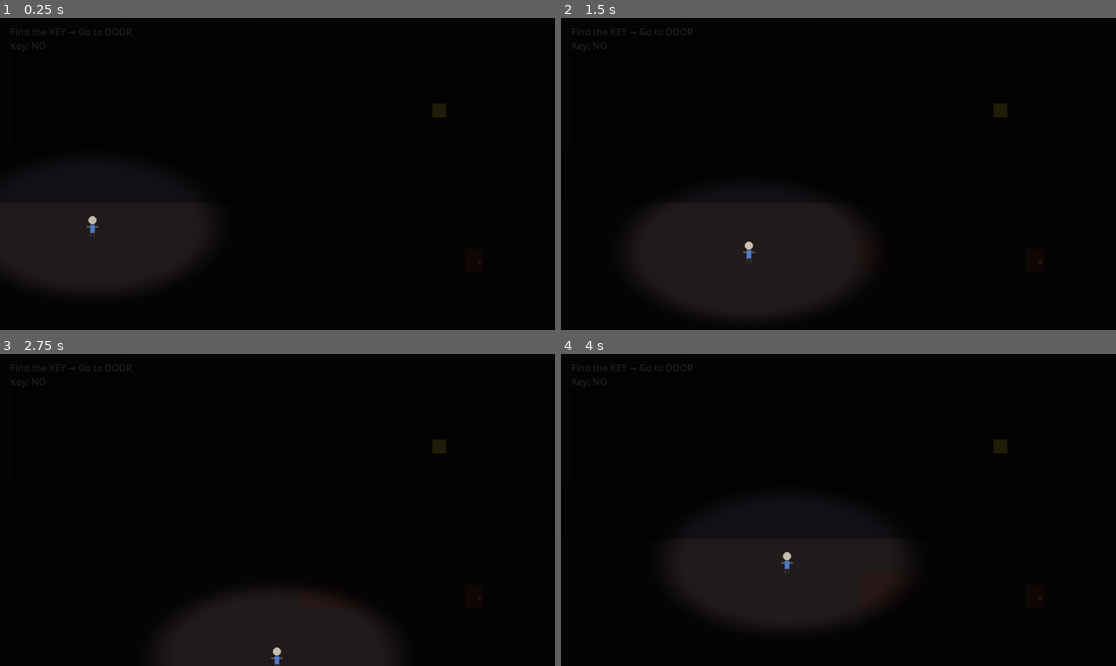
Above: before the commit, frames 1-4 (two rows, left to right).
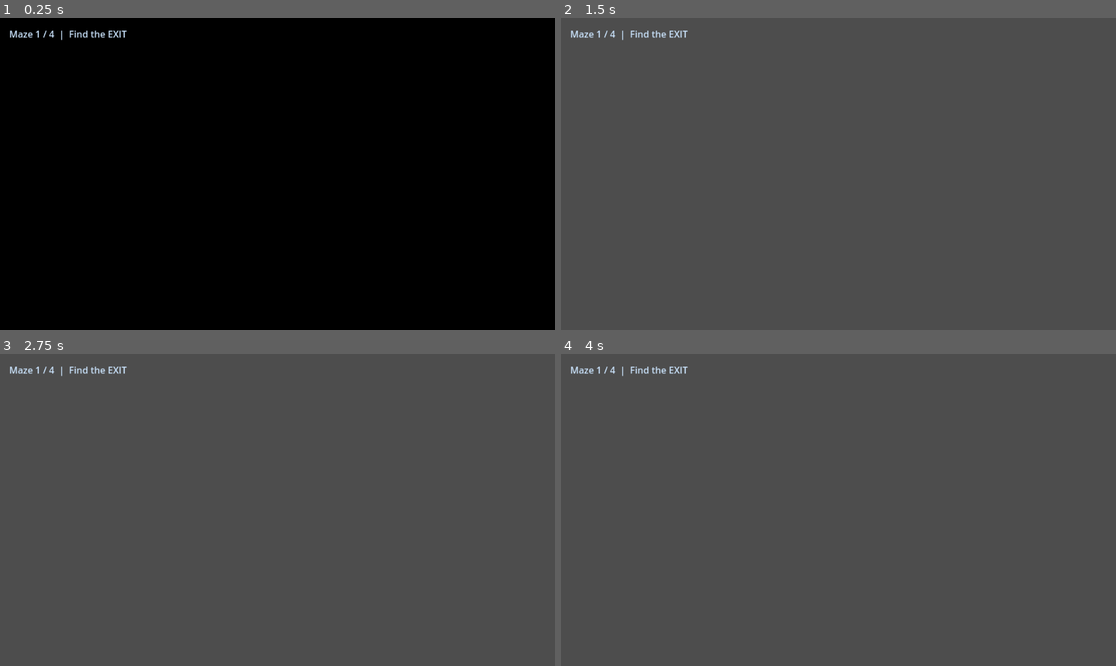
Above: after the commit, the same moments.

Repository: wndzlf/TapTapCho
Game: Godot game, scene res://Main3D.tscn
Same seed, same stepped clock (60 frames per second), same inputs: the game is played once before the commit and once after it. Before the commit the project starts from res://Main.tscn.
Inputs (mouse positions are in pixels of both pictures, inside the frame that each line leads up to):
- Up to frame 1 (0.25 s): no input
- Up to frame 2 (1.5 s): tap Enter at 0.5 s; move the mouse to (960, 158) at 0.52 s; hold D (move_right) 0.53-1.28 s; click (960, 158) at 0.67 s; move the mouse to (727, 189) at 1.27 s; hold S (move_down) from 1.28 s (still down); click (727, 189) at 1.42 s
- Up to frame 3 (2.75 s): move the mouse to (333, 441) at 2.02 s; release S (move_down) at 2.03 s; hold D (move_right) from 2.03 s (still down); click (333, 441) at 2.17 s
- Up to frame 4 (4 s): move the mouse to (810, 572) at 2.77 s; release D (move_right) at 2.78 s; hold W (move_up) 2.78-3.53 s; click (810, 572) at 2.92 s; move the mouse to (1005, 556) at 3.52 s; hold A (move_left) from 3.53 s (still down); click (1005, 556) at 3.67 s

The runs differ from the first frame. In frame 1, 9.6% of the frame differs, in the area x 0-87%, y 3-88%; in frame 2, 100%; in frame 3, 100%, in the area x 0-100%, y 0-100%; in frame 4, 100%.
Error after the commit: Invalid assignment of property or key 'fog_color' with value of type 'Color' on a base object of type 'Environment'. (res://Main3D.gd:57)

Commit message:
Add 3D water maze series

Diff:
--- /dev/null
+++ b/godot-platformer/Main3D.gd
@@ -0,0 +1,293 @@
+extends Node3D
+
+@export var cell_size := 4.0
+@export var wall_height := 3.0
+@export var wall_thickness := 0.5
+@export var seed := 0
+
+# Water-maze series (start -> exit, then bigger)
+var levels := [
+	{"w": 12, "h": 12},
+	{"w": 15, "h": 15},
+	{"w": 18, "h": 18},
+	{"w": 20, "h": 20},
+]
+var level_idx := 0
+
+var rng := RandomNumberGenerator.new()
+var exit_area: Area3D
+var ui_label: Label
+var exit_audio: AudioStreamPlayer
+var maze_root: Node3D
+var player: CharacterBody3D
+var flicker_timer: Timer
+var flicker_lights: Array = []
+
+var floor_mat := StandardMaterial3D.new()
+var wall_mat := StandardMaterial3D.new()
+
+func _ready() -> void:
+	if seed == 0:
+		rng.randomize()
+	else:
+		rng.seed = seed
+
+	_setup_materials()
+	_setup_environment()
+	_spawn_player()
+	_setup_ui()
+	_setup_audio()
+	_build_level()
+
+func _setup_materials() -> void:
+	floor_mat.albedo_color = Color(0.05, 0.15, 0.25)
+	floor_mat.metallic = 0.15
+	floor_mat.roughness = 0.1
+	floor_mat.clearcoat_enabled = true
+	floor_mat.clearcoat = 0.6
+
+	wall_mat.albedo_color = Color(0.08, 0.08, 0.1)
+	wall_mat.roughness = 0.8
+
+func _setup_environment() -> void:
+	var env := Environment.new()
+	env.background_mode = Environment.BG_COLOR
+	env.background_color = Color(0.01, 0.02, 0.03)
+	env.fog_enabled = true
+	env.fog_color = Color(0.03, 0.04, 0.06)
+	env.fog_density = 0.05
+	env.ambient_light_color = Color(0.05, 0.06, 0.08)
+	env.ambient_light_energy = 0.7
+
+	var world_env := WorldEnvironment.new()
+	world_env.environment = env
+	add_child(world_env)
+
+	var moon := DirectionalLight3D.new()
+	moon.rotation_degrees = Vector3(-35, 25, 0)
+	moon.light_energy = 0.5
+	moon.light_color = Color(0.35, 0.45, 0.65)
+	add_child(moon)
+
+	# Light flicker timer (scary vibe)
+	flicker_timer = Timer.new()
+	flicker_timer.wait_time = 0.5
+	flicker_timer.timeout.connect(_flicker_lights)
+	flicker_timer.autostart = true
+	add_child(flicker_timer)
+
+func _setup_ui() -> void:
+	var layer := CanvasLayer.new()
+	ui_label = Label.new()
+	ui_label.text = "Find the EXIT"
+	ui_label.add_theme_color_override("font_color", Color(0.8, 0.9, 1.0))
+	ui_label.position = Vector2(16, 16)
+	layer.add_child(ui_label)
+	add_child(layer)
+
+func _update_ui() -> void:
+	ui_label.text = "Maze %d / %d  |  Find the EXIT" % [level_idx + 1, levels.size()]
+
+func _setup_audio() -> void:
+	var bgm := AudioStreamPlayer.new()
+	bgm.stream = load("res://audio/ambient.wav")
+	bgm.volume_db = -6
+	bgm.play()
+	add_child(bgm)
+
+	exit_audio = AudioStreamPlayer.new()
+	exit_audio.stream = load("res://audio/door_creak.wav")
+	exit_audio.volume_db = -6
+	add_child(exit_audio)
+
+func _generate_maze(w: int, h: int) -> Array:
+	var walls := []
+	var visited := []
+	for y in range(h):
+		walls.append([])
+		visited.append([])
+		for x in range(w):
+			walls[y].append([true, true, true, true]) # N,E,S,W
+			visited[y].append(false)
+
+	var stack := []
+	var cx := 0
+	var cy := 0
+	visited[cy][cx] = true
+
+	while true:
+		var neighbors := []
+		if cy > 0 and not visited[cy-1][cx]: neighbors.append([cx, cy-1, 0])
+		if cx < w-1 and not visited[cy][cx+1]: neighbors.append([cx+1, cy, 1])
+		if cy < h-1 and not visited[cy+1][cx]: neighbors.append([cx, cy+1, 2])
+		if cx > 0 and not visited[cy][cx-1]: neighbors.append([cx-1, cy, 3])
+
+		if neighbors.size() > 0:
+			var n = neighbors[rng.randi_range(0, neighbors.size()-1)]
+			stack.append([cx, cy])
+			var nx = n[0]; var ny = n[1]; var dir = n[2]
+			# remove wall between
+			walls[cy][cx][dir] = false
+			walls[ny][nx][(dir + 2) % 4] = false
+			cx = nx; cy = ny
+			visited[cy][cx] = true
+		else:
+			if stack.size() == 0:
+				break
+			var prev = stack.pop_back()
+			cx = prev[0]; cy = prev[1]
+
+	return walls
+
+func _flicker_lights() -> void:
+	for l in flicker_lights:
+		if l is OmniLight3D:
+			l.light_energy = rng.randf_range(0.35, 0.9)
+
+func _build_level() -> void:
+	# clear old
+	if maze_root:
+		maze_root.queue_free()
+	if exit_area:
+		exit_area.queue_free()
+
+	var level = levels[min(level_idx, levels.size()-1)]
+	var maze_w = level["w"]
+	var maze_h = level["h"]
+
+	flicker_lights.clear()
+	_update_ui()
+
+	var maze = _generate_maze(maze_w, maze_h)
+	_build_maze(maze, maze_w, maze_h)
+	_reset_player()
+	_spawn_exit(maze_w, maze_h)
+
+func _build_maze(walls: Array, maze_w: int, maze_h: int) -> void:
+	maze_root = Node3D.new()
+	maze_root.name = "Maze"
+	add_child(maze_root)
+
+	# Floor (water)
+	var floor_body := StaticBody3D.new()
+	var floor_mesh := MeshInstance3D.new()
+	var plane := PlaneMesh.new()
+	plane.size = Vector2(maze_w * cell_size, maze_h * cell_size)
+	floor_mesh.mesh = plane
+	floor_mesh.material_override = floor_mat
+	floor_mesh.position = Vector3((maze_w-1) * cell_size * 0.5, 0, (maze_h-1) * cell_size * 0.5)
+	floor_body.add_child(floor_mesh)
+
+	var floor_shape := CollisionShape3D.new()
+	var floor_box := BoxShape3D.new()
+	floor_box.size = Vector3(maze_w * cell_size, 0.2, maze_h * cell_size)
+	floor_shape.shape = floor_box
+	floor_shape.position = floor_mesh.position - Vector3(0, 0.1, 0)
+	floor_body.add_child(floor_shape)
+	maze_root.add_child(floor_body)
+
+	# Walls
+	for y in range(maze_h):
+		for x in range(maze_w):
+			var cell = walls[y][x]
+			var cx := x * cell_size
+			var cz := y * cell_size
+
+			# North wall
+			if cell[0]:
+				_create_wall(maze_root,
+					Vector3(cx, wall_height * 0.5, cz - cell_size * 0.5),
+					Vector3(cell_size, wall_height, wall_thickness))
+			# West wall
+			if cell[3]:
+				_create_wall(maze_root,
+					Vector3(cx - cell_size * 0.5, wall_height * 0.5, cz),
+					Vector3(wall_thickness, wall_height, cell_size))
+
+			# South boundary
+			if y == maze_h - 1 and cell[2]:
+				_create_wall(maze_root,
+					Vector3(cx, wall_height * 0.5, cz + cell_size * 0.5),
+					Vector3(cell_size, wall_height, wall_thickness))
+			# East boundary
+			if x == maze_w - 1 and cell[1]:
+				_create_wall(maze_root,
+					Vector3(cx + cell_size * 0.5, wall_height * 0.5, cz),
+					Vector3(wall_thickness, wall_height, cell_size))
+
+	# Flicker lights
+	for i in range(8):
+		var light := OmniLight3D.new()
+		light.light_color = Color(0.7, 0.6, 0.4)
+		light.light_energy = 0.6
+		light.position = Vector3(rng.randi_range(0, maze_w-1) * cell_size,
+			rng.randf_range(1.5, 2.5), rng.randi_range(0, maze_h-1) * cell_size)
+		maze_root.add_child(light)
+		flicker_lights.append(light)
+
+func _create_wall(parent: Node3D, pos: Vector3, size: Vector3) -> void:
+	var body := StaticBody3D.new()
+	var mesh := MeshInstance3D.new()
+	var box := BoxMesh.new()
+	box.size = size
+	mesh.mesh = box
+	mesh.material_override = wall_mat
+	mesh.position = pos
+	body.add_child(mesh)
+
+	var shape := CollisionShape3D.new()
+	var col := BoxShape3D.new()
+	col.size = size
+	shape.shape = col
+	shape.position = pos
+	body.add_child(shape)
+
+	parent.add_child(body)
+
+func _spawn_player() -> void:
+	player = CharacterBody3D.new()
+	player.name = "Player"
+	player.position = Vector3(0, 1.2, 0)
+
+	var cam := Camera3D.new()
+	cam.position = Vector3(0, 0.6, 0)
+	player.add_child(cam)
+
+	player.set_script(load("res://Player3D.gd"))
+	add_child(player)
+
+func _reset_player() -> void:
+	if player:
+		player.position = Vector3(0, 1.2, 0)
+		player.velocity = Vector3.ZERO
+
+func _spawn_exit(maze_w: int, maze_h: int) -> void:
+	var ex := Vector3((maze_w-1) * cell_size, 0.5, (maze_h-1) * cell_size)
+
+	exit_area = Area3D.new()
+	exit_area.position = ex
+	var shape := CollisionShape3D.new()
+	var box := BoxShape3D.new()
+	box.size = Vector3(2.0, 2.0, 2.0)
+	shape.shape = box
+	exit_area.add_child(shape)
+	exit_area.body_entered.connect(_on_exit)
+	add_child(exit_area)
+
+	# Exit marker light
+	var glow := OmniLight3D.new()
+	glow.light_color = Color(0.8, 0.2, 0.2)
+	glow.light_energy = 1.1
+	glow.position = ex + Vector3(0, 1.2, 0)
+	add_child(glow)
+
+func _on_exit(body: Node) -> void:
+	if body.name != "Player":
+		return
+	if exit_audio:
+		exit_audio.play()
+	level_idx += 1
+	if level_idx >= levels.size():
+		ui_label.text = "ESCAPED!"
+		return
+	_build_level()
--- /dev/null
+++ b/godot-platformer/Main3D.tscn
@@ -0,0 +1,6 @@
+[gd_scene load_steps=2 format=3]
+
+[ext_resource type="Script" path="res://Main3D.gd" id="1_5y2r1"]
+
+[node name="Main3D" type="Node3D"]
+script = ExtResource("1_5y2r1")
--- /dev/null
+++ b/godot-platformer/Player3D.gd
@@ -0,0 +1,32 @@
+extends CharacterBody3D
+
+@export var speed := 5.5
+@export var mouse_sens := 0.003
+
+@onready var camera: Camera3D = $Camera3D
+
+var yaw := 0.0
+var pitch := 0.0
+
+func _ready() -> void:
+	Input.set_mouse_mode(Input.MOUSE_MODE_CAPTURED)
+
+func _unhandled_input(event: InputEvent) -> void:
+	if event is InputEventMouseMotion:
+		yaw -= event.relative.x * mouse_sens
+		pitch -= event.relative.y * mouse_sens
+		pitch = clamp(pitch, -1.2, 1.2)
+		rotation.y = yaw
+		camera.rotation.x = pitch
+	elif event is InputEventKey and event.pressed and event.keycode == KEY_ESCAPE:
+		Input.set_mouse_mode(Input.MOUSE_MODE_VISIBLE)
+	elif event is InputEventMouseButton and event.pressed:
+		Input.set_mouse_mode(Input.MOUSE_MODE_CAPTURED)
+
+func _physics_process(delta: float) -> void:
+	var input := Input.get_vector("move_left", "move_right", "move_up", "move_down")
+	var dir := (transform.basis * Vector3(input.x, 0, input.y)).normalized()
+	velocity.x = dir.x * speed
+	velocity.z = dir.z * speed
+	velocity.y += -9.8 * delta
+	move_and_slide()
--- a/godot-platformer/project.godot
+++ b/godot-platformer/project.godot
@@ -5,7 +5,7 @@
 
 [application]
 config/name="MiniPlatformer"
-run/main_scene="res://Main.tscn"
+run/main_scene="res://Main3D.tscn"
 
 [display]
 window/size/viewport_width=960
Not shown, added: godot-platformer/Main3D.gd.uid
Not shown, added: godot-platformer/Player3D.gd.uid
Not shown, added: .gitignore
Not shown, changed: godot-platformer-web/index.html
Not shown, changed: godot-platformer-web/index.pck
